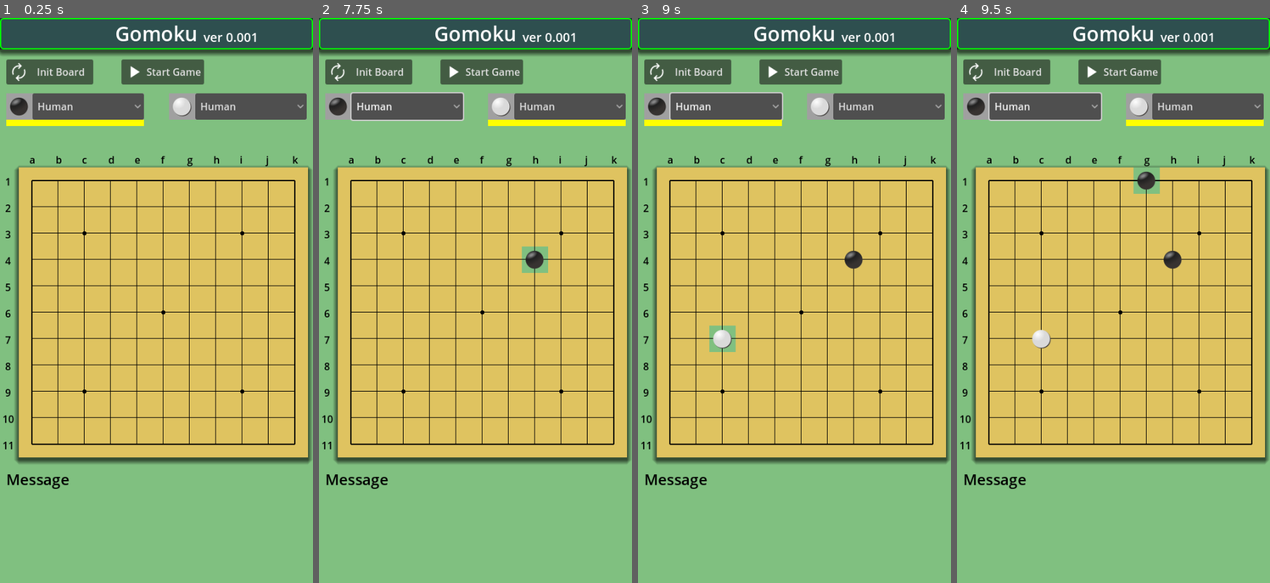
Above: before the commit, frames 1-4 (left to right).
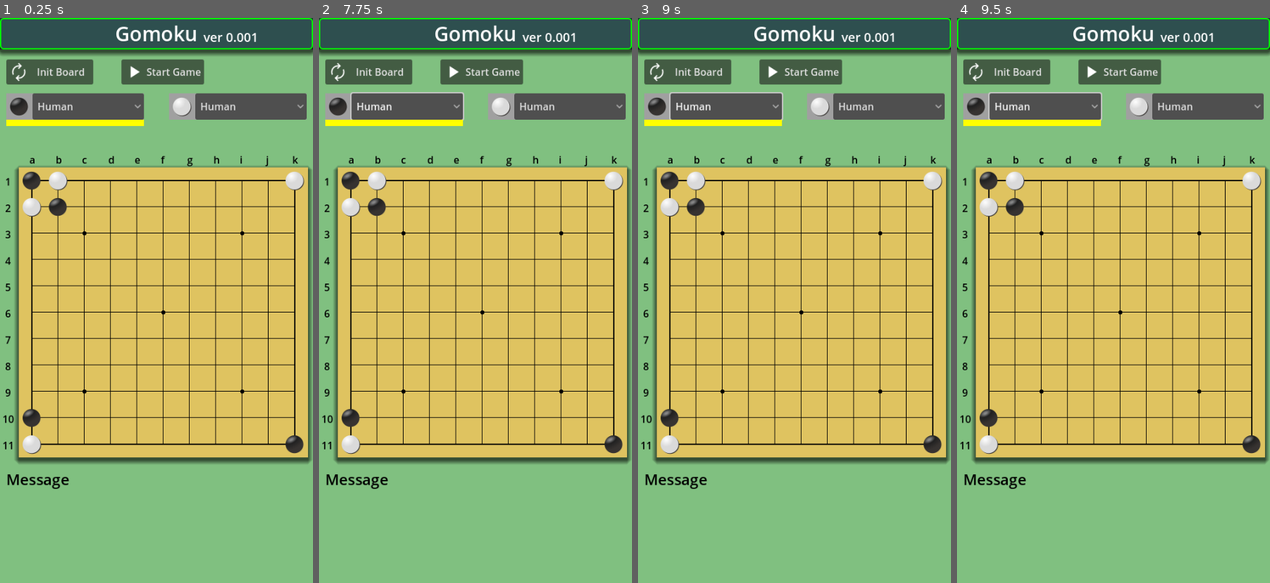
Above: after the commit, the same moments.

Repository: vivisuke/Gomoku
Game: Godot game, scene res://main_scene.tscn
Same seed, same stepped clock (60 frames per second), same inputs: the game is played once before the commit and once after it.
Inputs (mouse positions are in pixels of both pictures, inside the frame that each line leads up to):
- Up to frame 1 (0.25 s): no input
- Up to frame 2 (7.75 s): click "Start Game" at 0.5 s; click "Start Game" at 1.25 s; click "Init Board" at 2 s; click "Human" at 2.75 s; click "Init Board" at 3.5 s; click "Human" at 4.25 s; click "Init Board" at 5 s; click "Start Game" at 5.75 s; click "Human" at 6.5 s; tap Enter at 7.25 s; move the mouse to (544, 272) at 7.27 s; click (544, 272) at 7.42 s
- Up to frame 3 (9 s): tap Space at 8 s; move the mouse to (731, 328) at 8.02 s; click (731, 328) at 8.17 s; tap Enter at 8.75 s; move the mouse to (825, 176) at 8.77 s; click (825, 176) at 8.92 s
- Up to frame 4 (9.5 s): no input

The runs differ from the first frame. In frame 1, 1.2% of the frame differs, in the area x 7-98%, y 27-78%; in frame 2, 2.6%; in frame 3, 1.8%; in frame 4, 2.9%, in the area x 2-98%, y 18-78%.
Error after the commit: Parse Error: Identifier "t0" not declared in the current scope. (res://scripts/global.gd:97)

Commit message:
0030 ◎ C 09/03 09/03 0.001│ToDo│Board.put_color(x, y, col)：縦斜めビットマップ更新

Diff:
--- a/Gomoku/scripts/global.gd
+++ b/Gomoku/scripts/global.gd
@@ -90,7 +90,19 @@
 			v_black[x] |= mask
 		elif col == WHITE:
 			v_white[x] |= mask
-		# undone: 斜めビットマップ更新
+		# done: 斜めビットマップ更新
+		var t = xyToUrIxMask(x, y)
+		if t[0] >= 0:
+			if col == BLACK:
+				ur_black[t0] |= mask
+			elif col == WHITE:
+				ur_white[t0] |= mask
+		t = xyToDrIxMask(x, y)
+		if t[0] >= 0:
+			if col == BLACK:
+				dr_black[t0] |= mask
+			elif col == WHITE:
+				dr_white[t0] |= mask
 	func remove_color(x, y):
 		var mask = 1 << (N_HORZ - 1 - x)
 		h_black[y] &= ~mask
@@ -98,7 +110,15 @@
 		mask = 1 << (N_HORZ - 1 - y)
 		v_black[x] &= ~mask
 		v_white[x] &= ~mask
-		# undone: 縦・斜めビットマップ更新
+		# done: 縦・斜めビットマップ更新
+		var t = xyToUrIxMask(x, y)
+		if t[0] >= 0:
+			ur_black[t0] &= !mask
+			ur_white[t0] &= !mask
+		t = xyToDrIxMask(x, y)
+		if t[0] >= 0:
+			dr_black[t0] &= !mask
+			dr_white[t0] &= !mask
 	func unit_test():
 		assert(xyToDrIxMask(0, 0) == [5, 0b10000000000])
 		assert(xyToDrIxMask(10, 10) == [5, 0b1])
Not shown, changed: Gomoku.spr
